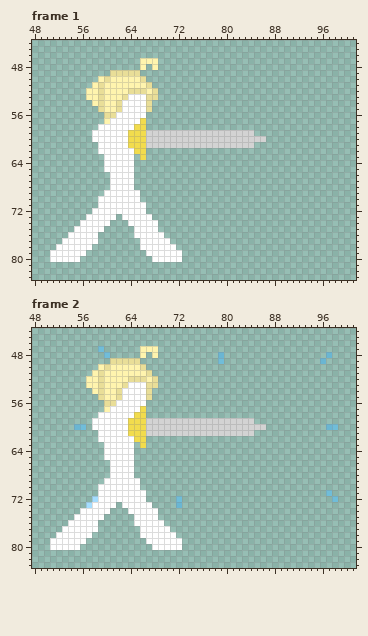
Two versions of one pixel-art file, AsepriteStuff/AttacksAndSkills/ManaBurstChargeRemake.aseprite. This is how it looked before the edit.
128x128 pixels, 26 frames. Colours within 5 levels of each other are drawn and written as one. Shown: frame 1: x 48..101, y 44..83; frame 2: x 48..101, y 44..83. The commit also changed other frames, which this record leaves out.
Once edited:
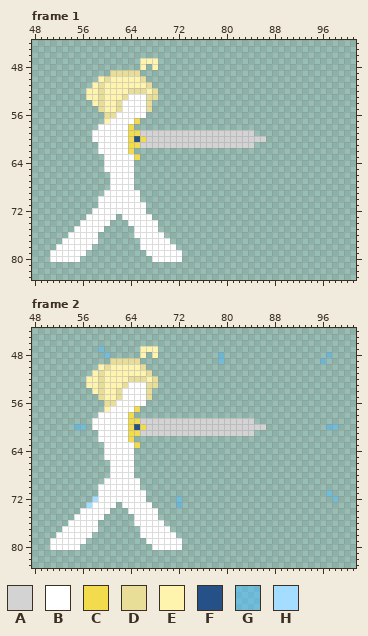
Palette (. is transparent): A #d3d3d3  B #ffffff  C #f2dc4d  D #e9de98  E #fff4ae  F #265088  G #49bbff7f  H #a4ddff
The exact change:
{"where": "frame 1, layer \"Weapon\""}
{"frame":1,"y":57,"x":65,"old":"BC","new":"C."}
{"frame":1,"y":58,"x":64,"old":"BCC","new":"C.."}
{"frame":1,"y":59,"x":66,"old":"C","new":"A"}
{"frame":1,"y":60,"x":65,"old":"C","new":"F"}
{"frame":1,"y":61,"x":66,"old":"C","new":"A"}
{"frame":1,"y":62,"x":64,"old":"BCC","new":"C.."}
{"frame":1,"y":63,"x":65,"old":".C","new":"C."}
{"where": "frame 2, layer \"Weapon\""}
{"frame":2,"y":57,"x":65,"old":"BC","new":"C."}
{"frame":2,"y":58,"x":64,"old":"BCC","new":"C.."}
{"frame":2,"y":59,"x":66,"old":"C","new":"A"}
{"frame":2,"y":60,"x":65,"old":"C","new":"F"}
{"frame":2,"y":61,"x":66,"old":"C","new":"A"}
{"frame":2,"y":62,"x":64,"old":"BCC","new":"C.."}
{"frame":2,"y":63,"x":65,"old":".C","new":"C."}
